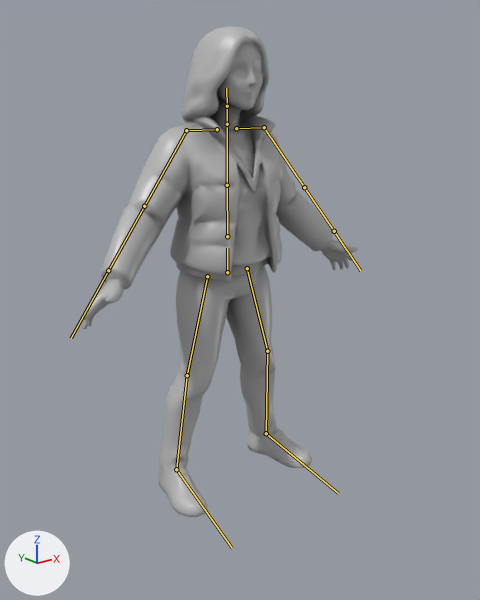
Two versions of the glTF model app/story/models/vecina.glb, one commit apart.
One viewpoint serves both versions: a camera (50 mm lens) standing at (-1.479, -1.894, 1.506) and looking at (-0.06, -0.12, 0.796). Lighting does not change. The marker at lower left points along +X, +Y and +Z. The first picture is the older version. The bones that bend it are drawn over the model as lines.

In view in the first picture: 'vecina'.
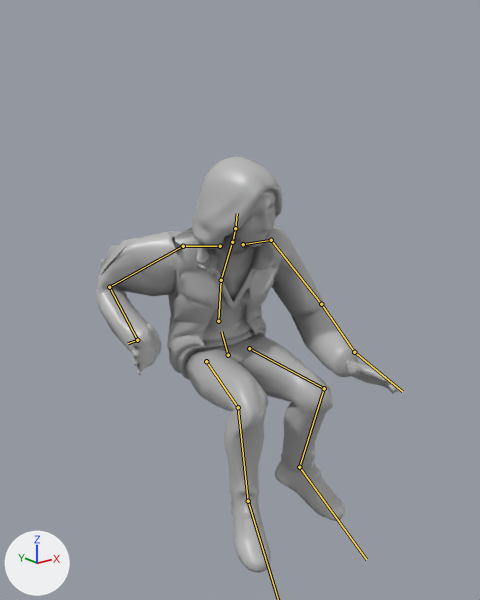
The newer file adds an action. The first version stands in its rest pose; the second is drawn at frame 20 of the action 'Sit'.

The edits, one by one:
Bone 'hips' (bone_hips) moves from (0.0, 0.0, 0.0) to (0.001, -0.334, -0.001).
Bone 'hips' (bone_hips) turns from (0, 0, 0) to (-26, -11, 6) degrees about its own x, y and z.
Bone 'spine' (bone_spine) turns from (0, 0, 0) to (40, -4, -6) degrees about its own x, y and z.
Bone 'chest' (bone_chest) turns from (0, 0, 0) to (21, -4, -2) degrees about its own x, y and z.
Bone 'neck' (bone_neck) turns from (0, 0, 0) to (-12, 13, -5) degrees about its own x, y and z.
Bone 'head' (bone_head) turns from (0, 0, 0) to (-5, 12, 3) degrees about its own x, y and z.
Bone 'shoulder.L' (bone_shoulder_l) turns from (0, 0, 0) to (-10, 3, 14) degrees about its own x, y and z.
Bone 'upper_arm.L' (bone_upper_arm_l) turns from (0, 0, 0) to (-32, -2, -45) degrees about its own x, y and z.
Bone 'forearm.L' (bone_forearm_l) turns from (0, 0, 0) to (-32, -27, -20) degrees about its own x, y and z.
Bone 'hand.L' (bone_hand_l) turns from (0, 0, 0) to (-1, 52, -16) degrees about its own x, y and z.
Bone 'shoulder.R' (bone_shoulder_r) turns from (0, 0, 0) to (-10, -3, -12) degrees about its own x, y and z.
Bone 'upper_arm.R' (bone_upper_arm_r) turns from (0, 0, 0) to (8, -45, 23) degrees about its own x, y and z.
Bone 'forearm.R' (bone_forearm_r) turns from (0, 0, 0) to (-80, 67, 18) degrees about its own x, y and z.
Bone 'hand.R' (bone_hand_r) turns from (0, 0, 0) to (2, -13, 61) degrees about its own x, y and z.
Bone 'thigh.L' (bone_thigh_l) turns from (0, 0, 0) to (-53, -22, -3) degrees about its own x, y and z.
Bone 'shin.L' (bone_shin_l) turns from (0, 0, 0) to (96, -7, -9) degrees about its own x, y and z.
Bone 'foot.L' (bone_foot_l) turns from (0, 0, 0) to (6, -1, 12) degrees about its own x, y and z.
Bone 'thigh.R' (bone_thigh_r) turns from (0, 0, 0) to (-63, 18, 0) degrees about its own x, y and z.
Bone 'shin.R' (bone_shin_r) turns from (0, 0, 0) to (89, 5, 7) degrees about its own x, y and z.
Bone 'foot.R' (bone_foot_r) turns from (0, 0, 0) to (17, -7, -13) degrees about its own x, y and z.

Pixel boxes (x1, y1, x2, y2) of what changed, in the pictures (480 x 600 px):
'vecina', posed (9% wider, 15% shorter): before (82, 26, 358, 517); after (96, 157, 398, 573)
bone 'hips', root to tip: before (227, 272) to (227, 248); after (228, 355) to (221, 331)
bone 'spine', root to tip: before (227, 236) to (227, 185); after (218, 321) to (221, 280)
bone 'chest', root to tip: before (227, 185) to (227, 127); after (221, 280) to (231, 244)
bone 'neck', root to tip: before (227, 124) to (227, 106); after (232, 242) to (235, 228)
bone 'head', root to tip: before (227, 106) to (226, 88); after (235, 228) to (237, 213)
bone 'shoulder.L', root to tip: before (236, 128) to (264, 127); after (243, 244) to (271, 240)
bone 'upper_arm.L', root to tip: before (264, 127) to (304, 187); after (271, 240) to (321, 304)
bone 'forearm.L', root to tip: before (304, 187) to (334, 231); after (321, 304) to (354, 352)
bone 'hand.L', root to tip: before (334, 231) to (360, 270); after (354, 352) to (402, 391)
bone 'shoulder.R', root to tip: before (217, 129) to (186, 130); after (220, 246) to (183, 246)
bone 'upper_arm.R', root to tip: before (186, 130) to (144, 206); after (183, 246) to (109, 287)
bone 'forearm.R', root to tip: before (144, 206) to (108, 270); after (109, 287) to (137, 340)
bone 'hand.R', root to tip: before (108, 270) to (71, 338); after (137, 340) to (128, 343)
bone 'thigh.L', root to tip: before (247, 268) to (267, 351); after (249, 348) to (324, 388)
bone 'shin.L', root to tip: before (267, 351) to (266, 433); after (324, 388) to (299, 467)
bone 'foot.L', root to tip: before (266, 433) to (338, 493); after (299, 467) to (366, 559)
bone 'thigh.R', root to tip: before (207, 276) to (187, 375); after (206, 361) to (238, 407)
bone 'shin.R', root to tip: before (187, 375) to (176, 469); after (238, 407) to (248, 501)
